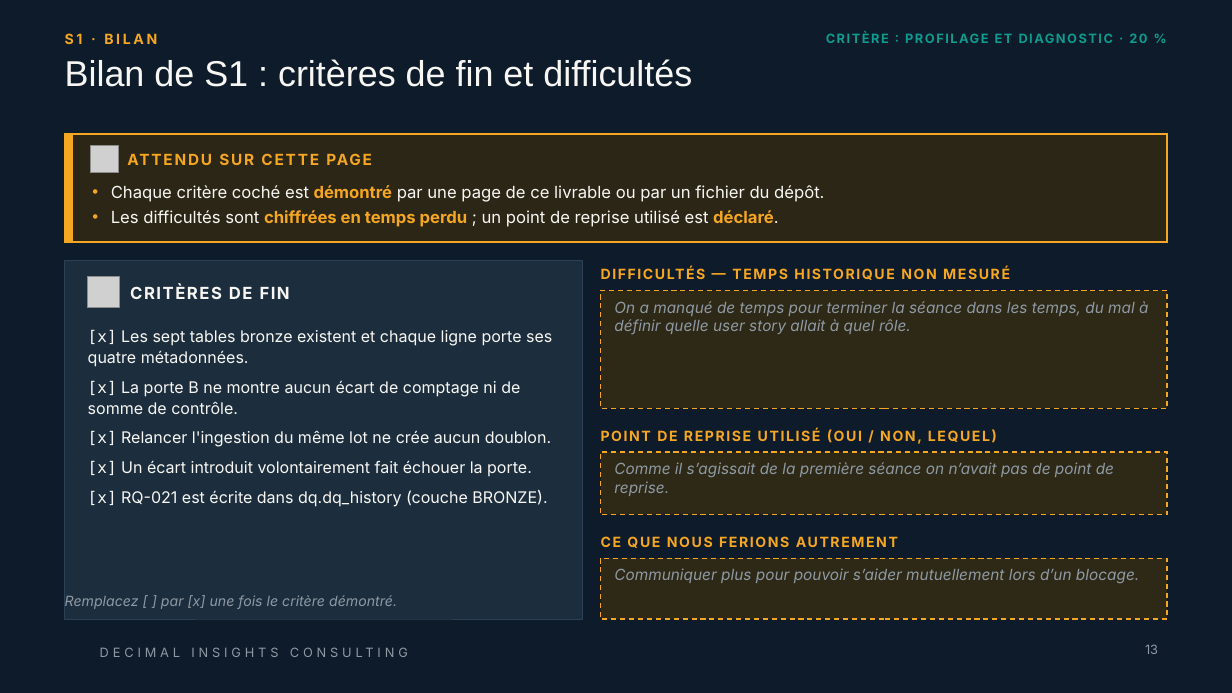
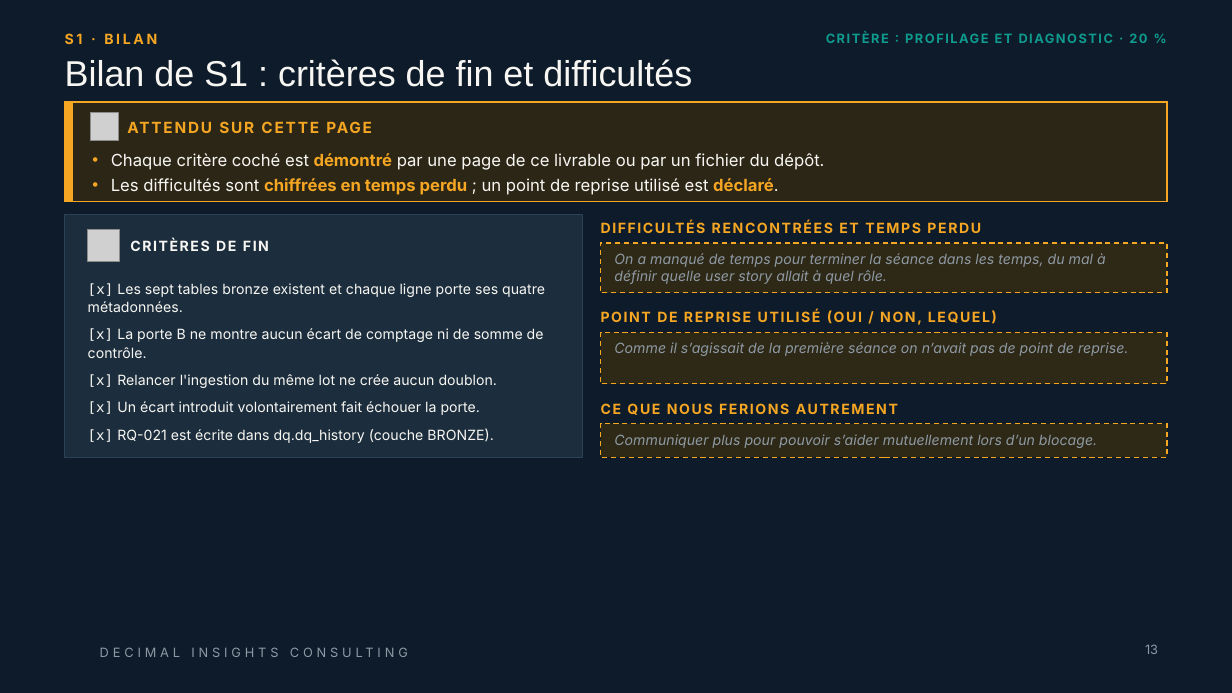
Before and after one commit to ruthabebeneg/td-qualite-g02, a slide deck: slide 13 of livrables/Livrable_Groupe_TD_AssurConnect.pptx. Drawn at 1232x693 pixels with LibreOffice and Linux fonts; fonts in the diff are those of the drawing; grey boxes stand for pictures; background and template pictures are left out. Boxes give left, top, right and bottom in pixels: in the first picture for what was removed or moved away, otherwise in the second. Text is boxed around its words. In the diff, an @@ line names an element or a change of style, - is before the commit and + after.

Commit message:
docs: finaliser les livrables et les supports du groupe G02

```diff
--- a/livrables/Livrable_Groupe_TD_AssurConnect.pptx
+++ b/livrables/Livrable_Groupe_TD_AssurConnect.pptx
@@ rectangle: place and size @@
-rectangle at box(65, 134, 1167, 242)
+rectangle at box(65, 102, 1167, 201)
@@ rectangle: place and size @@
-rectangle at box(65, 134, 73, 242)
+rectangle at box(65, 102, 73, 201)
@@ picture: place and size @@
-picture at box(91, 145, 118, 173)
+picture at box(91, 113, 118, 140)
@@ text "ATTENDU SUR CETTE PAGE": place and size @@
-text "ATTENDU SUR CETTE PAGE" at box(128, 146, 867, 172)
+text "ATTENDU SUR CETTE PAGE" at box(128, 114, 867, 140)
@@ text "Chaque critère coché est démontré ...": place and size @@
-text "Chaque critère coché est démontré ..." at box(111, 185, 824, 227)
+text "Chaque critère coché est démontré ..." at box(111, 153, 824, 195)
@@ rectangle: place and size @@
-rectangle at box(65, 261, 582, 619)
+rectangle at box(65, 214, 582, 457)
@@ picture: place and size @@
-picture at box(88, 276, 119, 308)
+picture at box(88, 230, 119, 262)
@@ text "CRITÈRES DE FIN": place and size @@
-text "CRITÈRES DE FIN" at box(130, 285, 290, 299)
+text "CRITÈRES DE FIN" at box(130, 239, 269, 251)
@@ text "CRITÈRES DE FIN" at box(130, 239, 269, 251): size 13 to 11 pt @@
@@ text at box(601, 214, 1167, 240): text changed @@
-DIFFICULTÉS — TEMPS HISTORIQUE NON MESURÉ
+DIFFICULTÉS RENCONTRÉES ET TEMPS PERDU
@@ rectangle "On a manqué de temps ...": place and size @@
-rectangle "On a manqué de temps ..." at box(601, 290, 1167, 409)
+rectangle "On a manqué de temps ..." at box(601, 243, 1167, 293)
@@ text "[x] Les sept tables bronze ...": place and size @@
-text "[x] Les sept tables bronze ..." at box(88, 329, 552, 507)
+text "[x] Les sept tables bronze ..." at box(88, 283, 545, 443)
@@ text "[x] Les sept tables bronze ..." at box(88, 283, 545, 443): size 12.5 to 11 pt @@
@@ text "POINT DE REPRISE UTILISÉ (OUI ...": place and size @@
-text "POINT DE REPRISE UTILISÉ (OUI ..." at box(601, 429, 997, 444)
+text "POINT DE REPRISE UTILISÉ (OUI ..." at box(601, 310, 997, 325)
@@ rectangle "Comme il s’agissait de la ...": place and size @@
-rectangle "Comme il s’agissait de la ..." at box(601, 452, 1167, 515)
+rectangle "Comme il s’agissait de la ..." at box(601, 333, 1167, 384)
@@ text "CE QUE NOUS FERIONS AUTREMENT": place and size @@
-text "CE QUE NOUS FERIONS AUTREMENT" at box(601, 529, 1167, 555)
+text "CE QUE NOUS FERIONS AUTREMENT" at box(601, 395, 1167, 421)
@@ size 12 to 11 pt in 3 elements at box(601, 243, 1167, 293), box(601, 333, 1167, 384), box(601, 423, 1167, 457) @@
@@ rectangle "Communiquer plus pour pouvoir s’aider ...": place and size @@
-rectangle "Communiquer plus pour pouvoir s’aider ..." at box(601, 558, 1167, 619)
+rectangle "Communiquer plus pour pouvoir s’aider ..." at box(601, 423, 1167, 457)
@@ text removed at box(65, 595, 397, 609) @@
-Remplacez [ ] par [x] une fois le critère démontré.
```
Also in this commit, not shown: 41 other slides changed, 12 other files.
